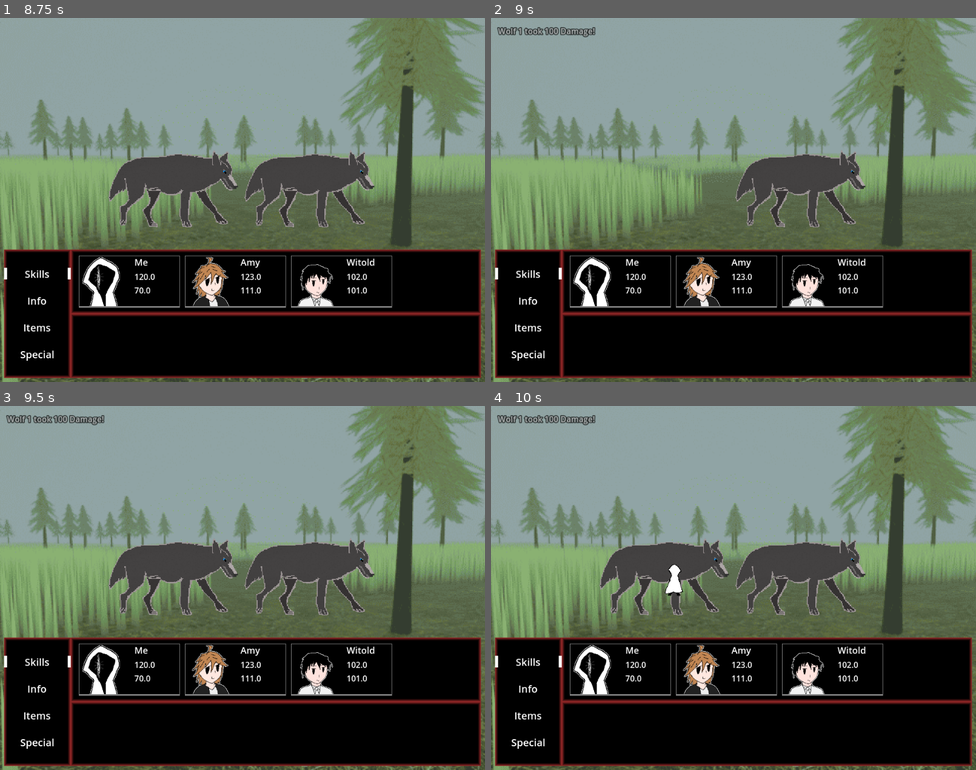
Above: before the commit, frames 1-4 (two rows, left to right).
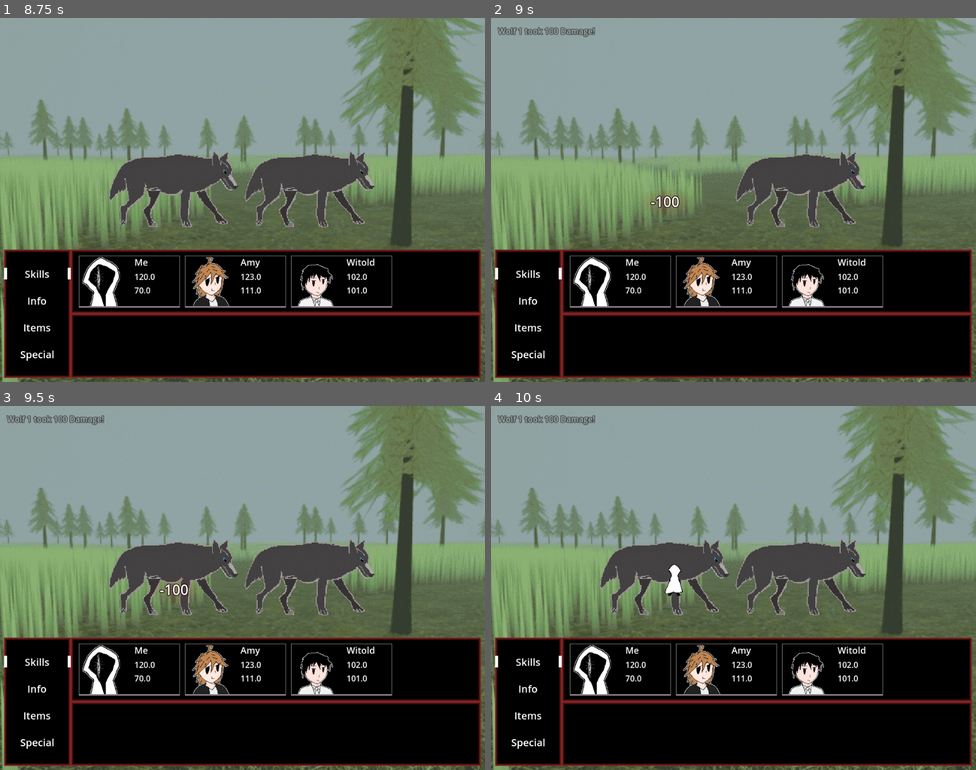
Above: after the commit, the same moments.

Repository: Herosege/PureKillRot
Game: Godot game, scene res://Scenes/fight_scene.tscn
Two runs of this game, one before a commit and one after it. Both use one fixed random seed, a clock stepped at 60 frames per second and the inputs below. This scene is started directly instead of the project's main scene.
Inputs:
- Up to frame 1 (8.75 s): hold Right (move_right) 0.53-1.28 s; hold Shift (Sprint) 0.53-1.28 s; hold X (back) 1.28-2.03 s; tap Z (accept) at 1.35, 2.75, 2.85, 3.5, 4.25, 4.35, 5, 5.75, 5.85, 7.35 s; tap Enter at 2 s; hold Right (move_right) 2.03-2.78 s; hold Shift (Sprint) 2.03-2.78 s; hold Up (move_up) 2.78-3.53 s; hold Shift (Sprint) 3.53-4.28 s; hold Left (move_left) 3.53-5.03 s; tap P (DEBUG) at 4.15 s; hold X (back) 5.03-5.78 s; hold Shift (Sprint) 5.03-5.78 s; hold Right (move_right) 5.78-6.53 s; hold Up (move_up) 6.53-7.28 s; hold Shift (Sprint) 6.53-7.28 s; hold Right (move_right) 7.28-8.03 s; hold X (back) from 8.03 s (still down); hold Shift (Sprint) from 8.03 s (still down)
- Up to frame 2 (9 s): release X (back) at 8.78 s; release Shift (Sprint) at 8.78 s; hold Left (move_left) from 8.78 s (still down); tap Z (accept) at 8.85 s
- Up to frame 3 (9.5 s): keep holding Left (move_left)
- Up to frame 4 (10 s): release Left (move_left) at 9.53 s; hold Up (move_up) from 9.53 s (still down); hold Shift (Sprint) from 9.53 s (still down)

Frame 1 is identical in both runs. In frame 2, 0.3% of the frame differs, in the area x 1-39%, y 2-53%; in frame 3, 0.3%; in frame 4, 0.1%.

Commit message:
added number displaying damage dealth at the thing being attacked

Diff:
--- a/Scenes/UIElements/action_feed_label.tscn
+++ b/Scenes/UIElements/action_feed_label.tscn
@@ -3,11 +3,12 @@
 [ext_resource type="Script" uid="uid://wfeb4frahuso" path="res://Script/UIElements/action_feed_label.gd" id="1_16hjm"]
 
 [sub_resource type="LabelSettings" id="LabelSettings_wfhf3"]
-outline_size = 8
+outline_size = 6
 outline_color = Color(0, 0, 0, 1)
 
 [node name="ActionFeedLabel" type="Label"]
+modulate = Color(1, 1, 1, 0.866667)
 size_flags_vertical = 8
-text = "You dealt 100 damage to wolf"
+text = "abba"
 label_settings = SubResource("LabelSettings_wfhf3")
 script = ExtResource("1_16hjm")
--- /dev/null
+++ b/Scenes/UIElements/damage_dealt_label.tscn
@@ -0,0 +1,44 @@
+[gd_scene load_steps=6 format=3 uid="uid://v8gilwvnl8w3"]
+
+[ext_resource type="Script" uid="uid://crqpmf14foayu" path="res://Script/UIElements/damage_dealt_label.gd" id="1_2a3vs"]
+
+[sub_resource type="LabelSettings" id="LabelSettings_2a3vs"]
+font_size = 28
+outline_size = 5
+outline_color = Color(0, 0, 0, 1)
+
+[sub_resource type="Curve" id="Curve_2a3vs"]
+_data = [Vector2(0.0294118, 0), 0.0, -0.764045, 0, 0, Vector2(0.284314, 0.0674158), -0.617114, -0.617114, 0, 0, Vector2(0.602941, 0.314607), 0.88159, 0.88159, 0, 0, Vector2(1, 1), 0.0, 0.0, 0, 0]
+point_count = 4
+
+[sub_resource type="Gradient" id="Gradient_2a3vs"]
+offsets = PackedFloat32Array(0.00588235, 1)
+colors = PackedColorArray(1, 0, 0, 0.219608, 0.42, 0.1512, 0.1512, 0)
+
+[sub_resource type="GradientTexture2D" id="GradientTexture2D_q00f6"]
+gradient = SubResource("Gradient_2a3vs")
+fill = 1
+fill_from = Vector2(0.5, 0.5)
+fill_to = Vector2(0.944444, 0.32906)
+
+[node name="damage_dealt_label" type="Label"]
+z_index = 3
+custom_minimum_size = Vector2(100, 0)
+offset_right = 40.0
+offset_bottom = 23.0
+text = "500"
+label_settings = SubResource("LabelSettings_2a3vs")
+horizontal_alignment = 1
+vertical_alignment = 1
+script = ExtResource("1_2a3vs")
+Curva = SubResource("Curve_2a3vs")
+
+[node name="TextureRect" type="TextureRect" parent="."]
+z_index = 2
+z_as_relative = false
+layout_mode = 1
+offset_left = -13.0
+offset_top = -12.0
+offset_right = 119.0
+offset_bottom = 52.0
+texture = SubResource("GradientTexture2D_q00f6")
--- a/Scenes/fight_scene.tscn
+++ b/Scenes/fight_scene.tscn
@@ -3,7 +3,7 @@
 [ext_resource type="Script" uid="uid://d0lg86i44nlqy" path="res://Script/fight_scene.gd" id="1_43a11"]
 [ext_resource type="Texture2D" uid="uid://dbbp3lwlsb60m" path="res://Assets/Textures/Images/plains.png" id="2_1a0q2"]
 [ext_resource type="Script" uid="uid://bfma5jes48a7e" path="res://Script/UIElements/action_feed.gd" id="4_78axv"]
-[ext_resource type="Script" uid="uid://c7w0acnucx853" path="res://Script/handle_fight_events.gd" id="5_11mp3"]
+[ext_resource type="Script" uid="uid://7avv4jlxpcq6" path="res://Script/UIElements/damage_nums.gd" id="6_1a0q2"]
 [ext_resource type="PackedScene" uid="uid://bp77o3susnype" path="res://Scenes/UIElements/cursor.tscn" id="7_fwfnk"]
 
 [sub_resource type="StyleBoxFlat" id="StyleBoxFlat_uxmv6"]
@@ -493,9 +493,9 @@
 
 [node name="ActionFeed" type="Control" parent="."]
 layout_mode = 1
-anchor_right = 1.0
-anchor_bottom = 0.346
-offset_bottom = -0.12001
+anchors_preset = 15
+anchor_right = 1.0
+anchor_bottom = 1.0
 grow_horizontal = 2
 grow_vertical = 2
 script = ExtResource("4_78axv")
@@ -517,8 +517,15 @@
 size_flags_vertical = 0
 theme_override_constants/separation = 5
 
-[node name="HandleFightEvents" type="Node" parent="."]
-script = ExtResource("5_11mp3")
+[node name="DamageNums" type="Control" parent="."]
+custom_minimum_size = Vector2(100, 0)
+layout_mode = 1
+anchors_preset = 15
+anchor_right = 1.0
+anchor_bottom = 1.0
+grow_horizontal = 2
+grow_vertical = 2
+script = ExtResource("6_1a0q2")
 
 [node name="Timers" type="Node" parent="."]
 
@@ -526,6 +533,10 @@
 one_shot = true
 
 [node name="TimePerSprite" type="Timer" parent="Timers"]
+one_shot = true
+
+[node name="LabelAnim" type="Timer" parent="Timers"]
+wait_time = 0.7
 one_shot = true
 
 [node name="AttackTexture" type="TextureRect" parent="."]
--- a/Script/SignalBus.gd
+++ b/Script/SignalBus.gd
@@ -9,8 +9,10 @@
 
 signal ChangeScene(To)
 
+#fightscene
 signal PassSkill
 signal AnnounceAction(Text)
+signal AnnounceDamage(Text,Pos)
 
 signal EndBattle(type)
 
--- a/Script/UIElements/action_feed.gd
+++ b/Script/UIElements/action_feed.gd
@@ -1,6 +1,6 @@
 extends Control
 
-const MAX_CHILDREN = 6
+const MAX_CHILDREN = 8
 
 @onready var AFCont = get_node("MarginContainer/VBoxContainer")
 var AFLScene = load("res://Scenes/UIElements/action_feed_label.tscn")
@@ -13,7 +13,7 @@
 		#AddLabel(randf())
 
 func AddLabel(Info):
-	if AFCont.get_child_count() > MAX_CHILDREN:
+	if AFCont.get_child_count() >= MAX_CHILDREN:
 		for i in (AFCont.get_child_count()-MAX_CHILDREN):
 			AFCont.get_child(0+i).queue_free()
 	var AFLInst = AFLScene.instantiate()
--- /dev/null
+++ b/Script/UIElements/damage_dealt_label.gd
@@ -0,0 +1,23 @@
+extends Label
+
+var Lifetime = 1
+
+var t = 0.0
+
+@export var Curva : Curve
+@onready var Grad = get_node("TextureRect")
+
+func _ready():
+	pass
+
+
+func _process(delta):
+	t+=delta
+
+	if t>Lifetime/1.7:
+		if Curva.sample(t) > 0:
+			global_position.y += pow(Curva.sample(t)*4,3.3)/220
+	if t>Lifetime*0.5:
+		modulate.a -= delta*1.2
+		if t>Lifetime:
+			queue_free()
--- /dev/null
+++ b/Script/UIElements/damage_nums.gd
@@ -0,0 +1,29 @@
+extends Control
+
+var MaxChildren = 32
+
+#@onready var DNumsCont = get_node("DNumsContainer")
+@onready var DNumsCont = self
+var DDLScene = load("res://Scenes/UIElements/damage_dealt_label.tscn")
+
+func _ready():
+	SignalBus.AnnounceDamage.connect(Announce)
+
+#func _process(delta):
+	#if Input.is_action_just_pressed("DEBUG"):
+		#AddLabel(randf())
+
+func AddLabel(text,Pos):
+	if DNumsCont.get_child_count() >= MaxChildren:
+		for i in (DNumsCont.get_child_count()-MaxChildren):
+			DNumsCont.get_child(0+i).queue_free()
+	var DDLInst = DDLScene.instantiate()
+	DDLInst.text = str(text)
+	for i in DNumsCont.get_children():
+		if i.global_position == Pos:
+			Pos.y += DDLInst.size.y+2
+	DDLInst.global_position = Pos + Vector2(-DDLInst.size.x/2,0)
+	DNumsCont.add_child(DDLInst)
+
+func Announce(text,Pos):
+	AddLabel(text,Pos)
--- a/Script/fight_scene.gd
+++ b/Script/fight_scene.gd
@@ -22,6 +22,7 @@
 #Timers
 @onready var SkillUseTimer = get_node("Timers/SkillUseTimer")
 @onready var TimePerSpites = get_node("Timers/TimePerSprite")
+@onready var LabelAnim = get_node("Timers/LabelAnim")
 
 #Action -> Select Item -> EnemySelect
 var MenuLayer : int = 0
@@ -442,8 +443,9 @@
 					HasDupes = true
 					break
 			var EnemName = str(EnemyType.Name) if !HasDupes else str(EnemyType.Name) + " " + str(TargetType+1)
-			SignalBus.emit_signal("AnnounceAction",EnemName + " took " + str(Vals[0]) + " Damage!")
+			SignalBus.emit_signal("AnnounceAction", EnemName + " took " + str(Vals[0]) + " Damage!")
 			UpdateProfiles()
+			DamageNumberAnim(Vals[0])
 
 func CheckEndFight()->bool:
 	if BattleEnemies.size() == 0:
@@ -488,6 +490,10 @@
 		EnemNode.modulate.a = float(!bool(EnemNode.modulate.a))
 		TimePerSpites.start(0.06)
 		await TimePerSpites.timeout
+
+func DamageNumberAnim(DamageNum):
+	var LabelsPos = AttTexture.global_position + Vector2(0,20.0)
+	SignalBus.emit_signal("AnnounceDamage",-DamageNum,LabelsPos)
 
 ### END STUFF ------------------------------------------------------------------------------------------------------
 #0-character 1-enemy
--- a/Script/handle_fight_events.gd
+++ /dev/null
@@ -1 +0,0 @@
-extends Node
Not shown, added: Script/UIElements/damage_dealt_label.gd.uid
Not shown, added: Script/UIElements/damage_nums.gd.uid
Not shown, removed: Script/handle_fight_events.gd.uid
